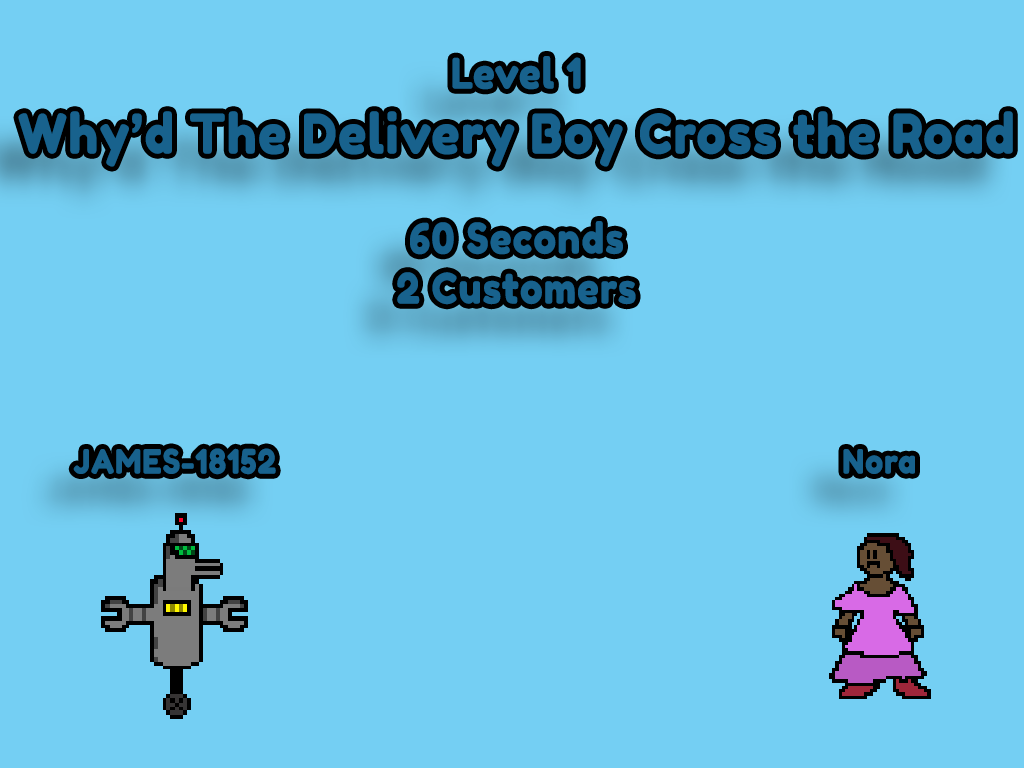
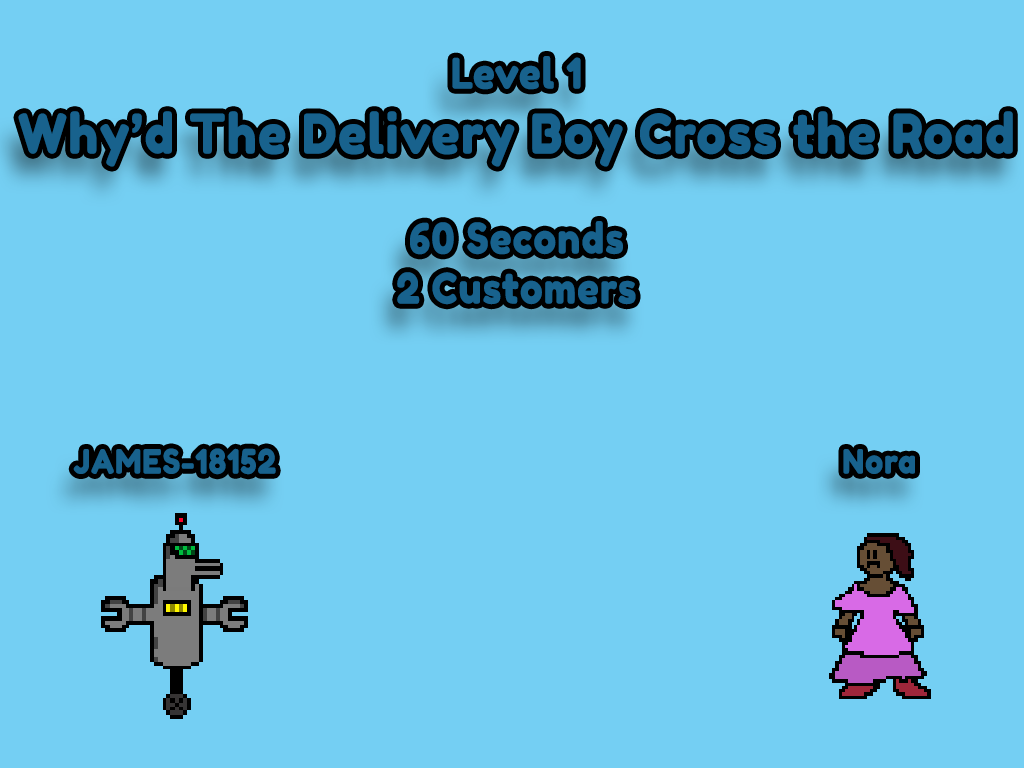
Comparing the layer stacks of the two 1024 × 768 images. Changes:
pixels changed over left=0, top=68, right=1020, bottom=524 (layer not identified)
